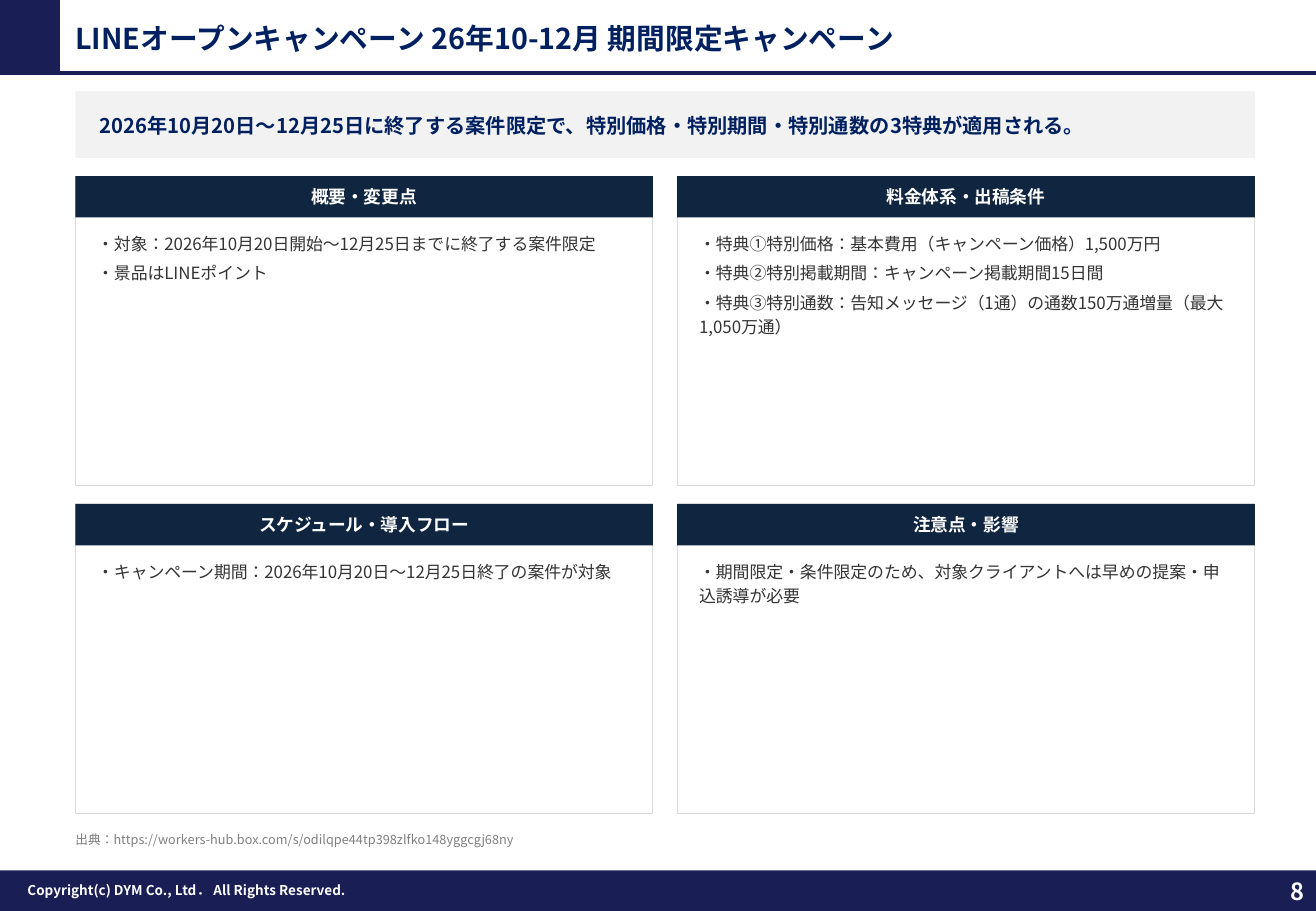
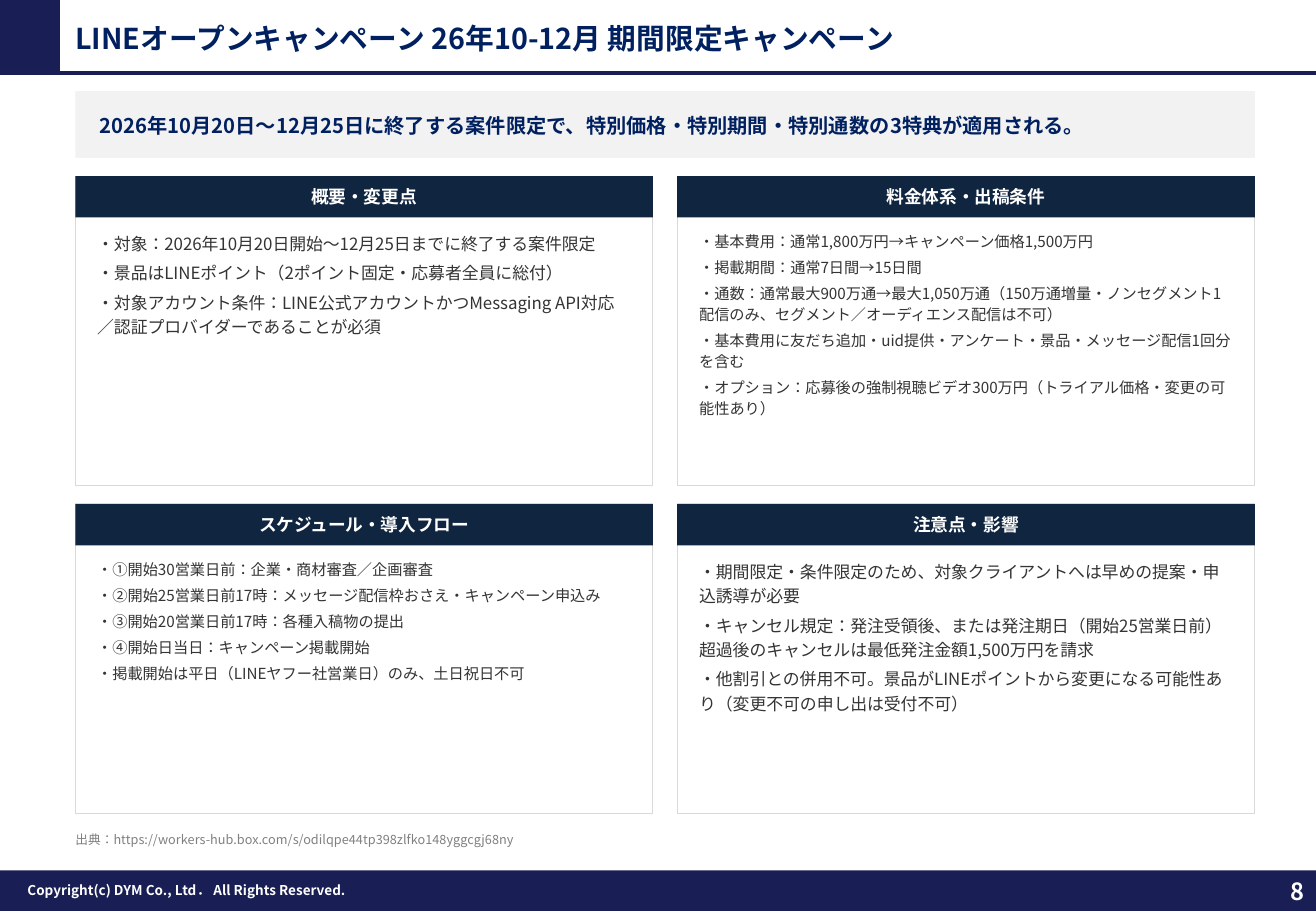
Before and after one commit to tonomura-r-dev/folder, a slide deck: slide 8 of LINEOA媒体最新情報_2026年9月トレンドレポート.pptx. Drawn at 1316x911 pixels with LibreOffice and Linux fonts; fonts in the diff are those of the drawing; background and template pictures are left out. Boxes give left, top, right and bottom in pixels: in the first picture for what was removed or moved away, otherwise in the second. Text is boxed around its words. In the diff, an @@ line names an element or a change of style, - is before the commit and + after.

```diff
--- a/LINEOA媒体最新情報_2026年9月トレンドレポート.pptx
+++ b/LINEOA媒体最新情報_2026年9月トレンドレポート.pptx
@@ text at (x1=699, y1=234, x2=1230, y2=416): text changed; size 10 to 9 pt @@
-・特典①特別価格：基本費用（キャンペーン価格）1,500万円
-・特典②特別掲載期間：キャンペーン掲載期間15日間
-・特典③特別通数：告知メッセージ（1通）の通数150万通増量（最大1,050万通）
+・基本費用：通常1,800万円→キャンペーン価格1,500万円
+・掲載期間：通常7日間→15日間
+・通数：通常最大900万通→最大1,050万通（150万通増量・ノンセグメント1配信のみ、セグメント／オーディエンス配信は不可）
+・基本費用に友だち追加・uid提供・アンケート・景品・メッセージ配信1回分を含む
+・オプション：応募後の強制視聴ビデオ300万円（トライアル価格・変更の可能性あり）
@@ text at (x1=97, y1=264, x2=614, y2=335): text changed @@
-・景品はLINEポイント
+・景品はLINEポイント（2ポイント固定・応募者全員に総付）
+・対象アカウント条件：LINE公式アカウントかつMessaging API対応／認証プロバイダーであることが必須
@@ text at (x1=97, y1=562, x2=600, y2=681): text changed; size 10 to 9 pt @@
-・キャンペーン期間：2026年10月20日〜12月25日終了の案件が対象
+・①開始30営業日前：企業・商材審査／企画審査
+・②開始25営業日前17時：メッセージ配信枠おさえ・キャンペーン申込み
+・③開始20営業日前17時：各種入稿物の提出
+・④開始日当日：キャンペーン掲載開始
+・掲載開始は平日（LINEヤフー社営業日）のみ、土日祝日不可
@@ text at (x1=699, y1=617, x2=1223, y2=712): paragraphs added @@
+・キャンセル規定：発注受領後、または発注期日（開始25営業日前）超過後のキャンセルは最低発注金額1,500万円を請求
+・他割引との併用不可。景品がLINEポイントから変更になる可能性あり（変更不可の申し出は受付不可）
```
Also in this commit, not shown: 3 other slides changed, 1 other file.
